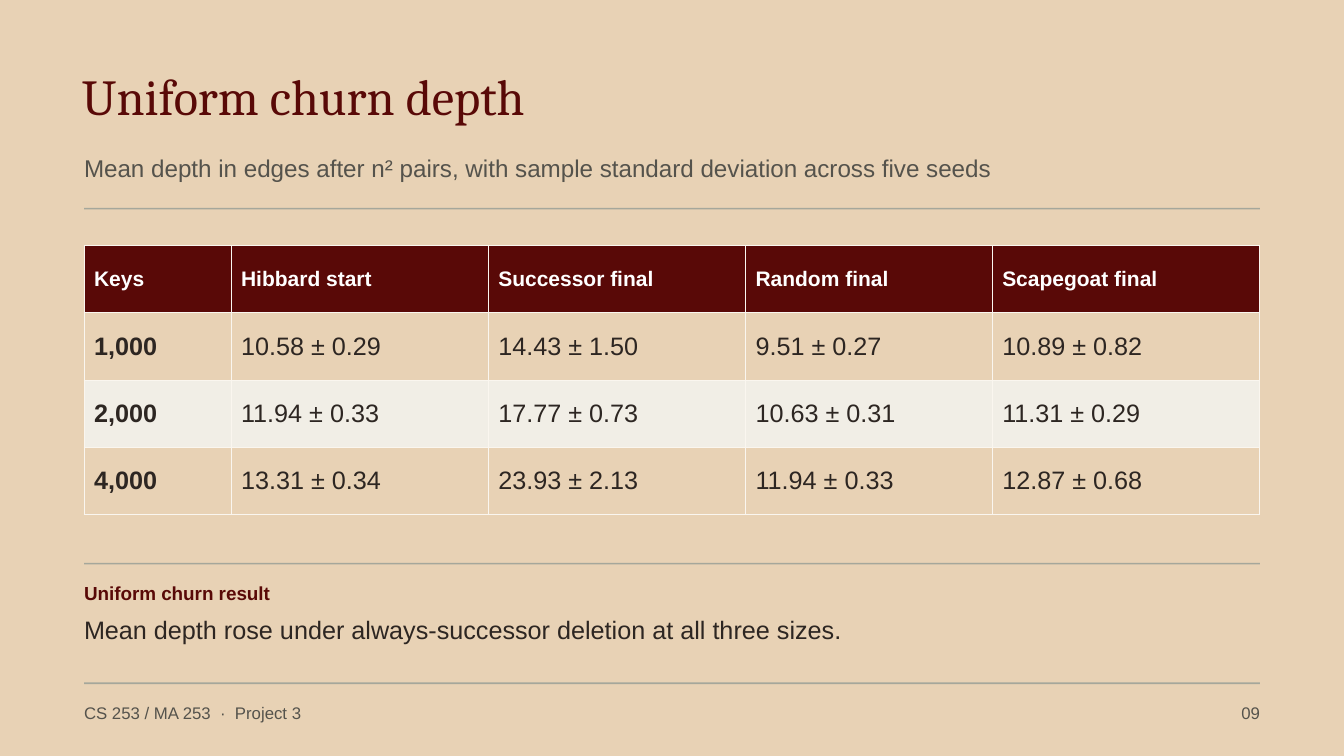
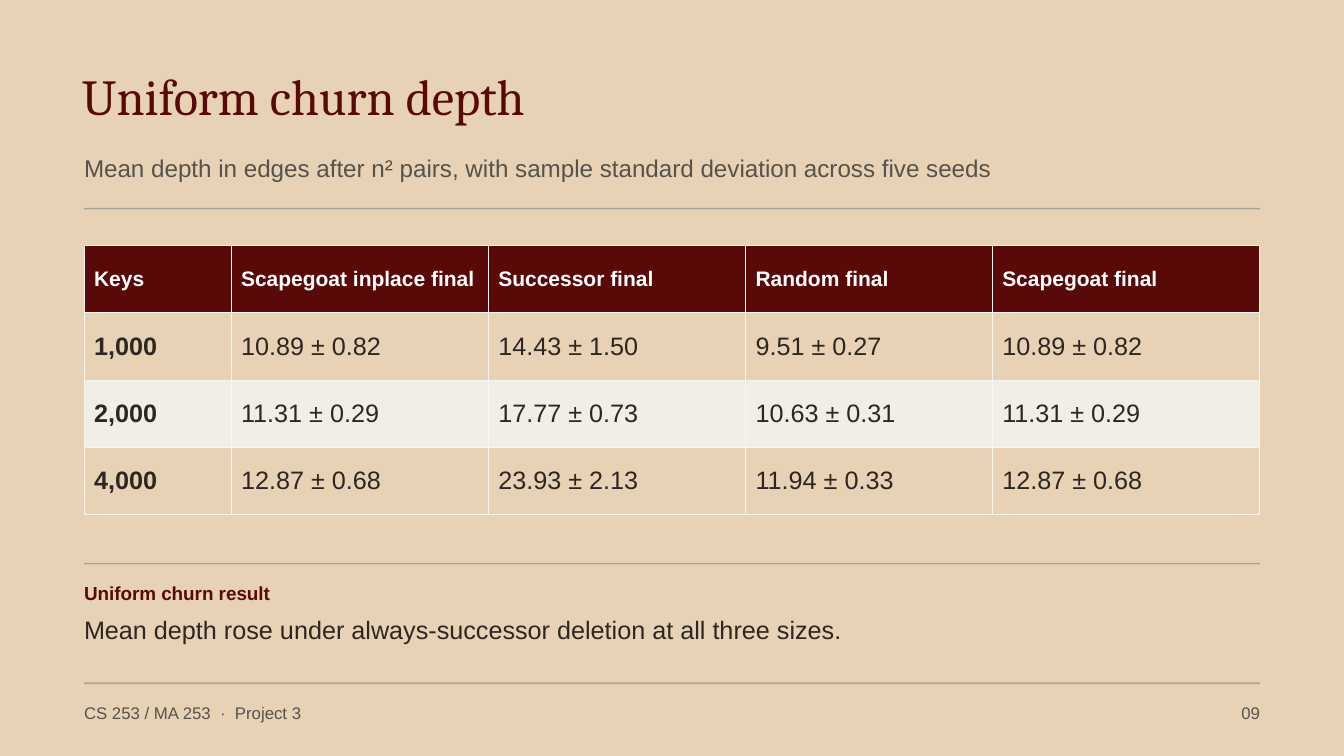
Before and after one commit to godofwar1007/CS253-Randumbs-P03, a slide deck: slide 10 of docs/slides/Project-3.pptx. Drawn at 1344x756 pixels with LibreOffice and Linux fonts; fonts in the diff are those of the drawing. Boxes give left, top, right and bottom in pixels: in the first picture for what was removed or moved away, otherwise in the second. Text is boxed around its words. In the diff, an @@ line names an element or a change of style, - is before the commit and + after.

Commit message:
changes to slides

```diff
--- a/docs/slides/Project-3.pptx
+++ b/docs/slides/Project-3.pptx
@@ table at bbox=[84, 246, 1260, 515] @@
-row 1, column 2: Hibbard start
+row 1, column 2: Scapegoat inplace final
-row 2, column 2: 10.58 ± 0.29
+row 2, column 2: 10.89 ± 0.82
-row 3, column 2: 11.94 ± 0.33
+row 3, column 2: 11.31 ± 0.29
-row 4, column 2: 13.31 ± 0.34
+row 4, column 2: 12.87 ± 0.68
```
